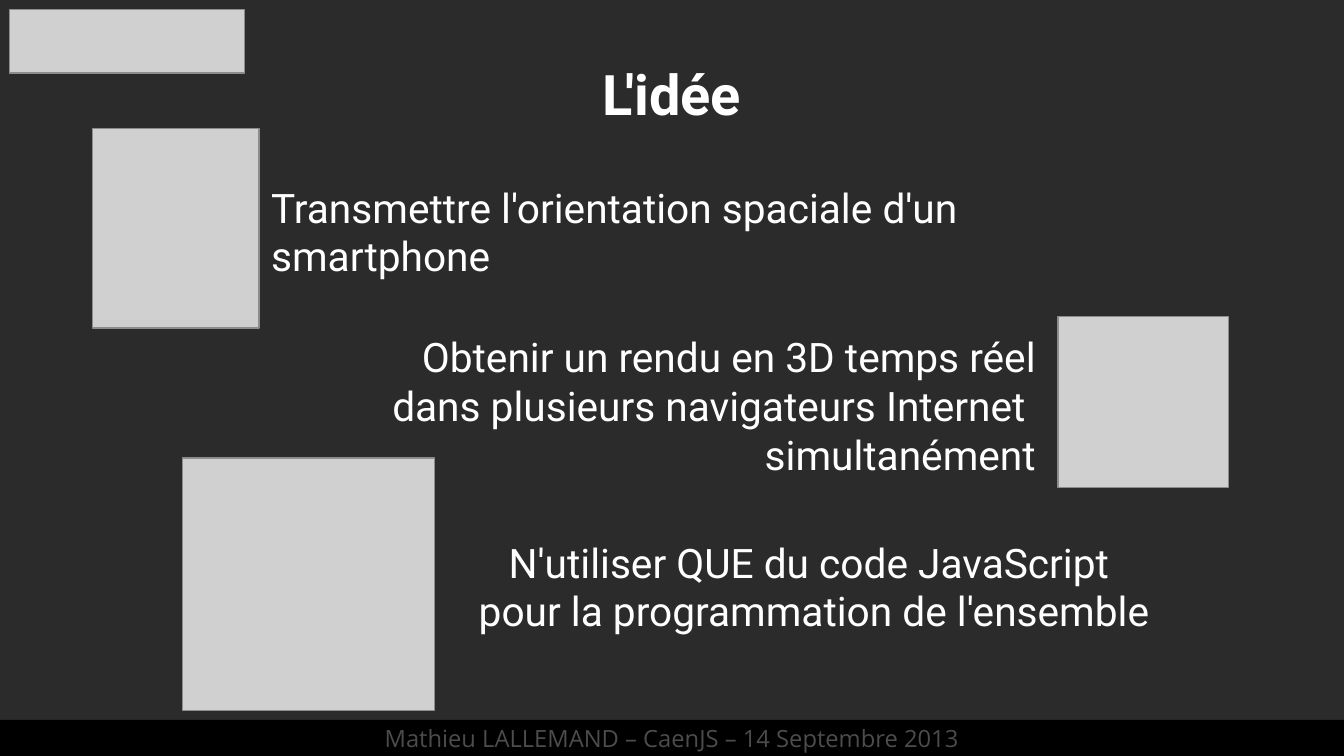
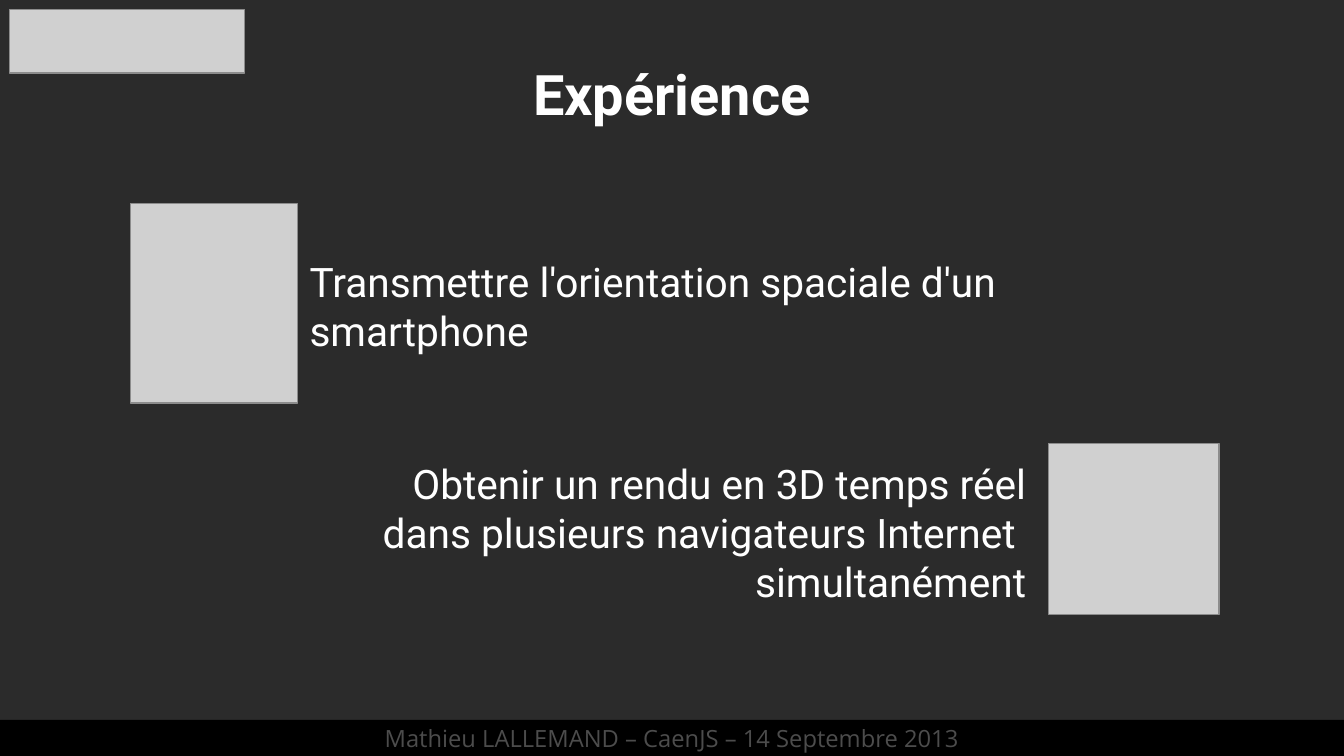
Before and after one commit to lalmat/CaenJS, a slide deck: slide 6 of Présentation/CaenJS - nodeJS.odp. Drawn at 1344x756 pixels with LibreOffice and Linux fonts; fonts in the diff are those of the drawing; grey boxes stand for pictures; background and template pictures are left out; a plain dark background stands for a picture behind light text. Boxes give left, top, right and bottom in pixels: in the first picture for what was removed or moved away, otherwise in the second. Text is boxed around its words. In the diff, an @@ line names an element or a change of style, - is before the commit and + after.

```diff
--- a/Présentation/CaenJS - nodeJS.odp
+++ b/Présentation/CaenJS - nodeJS.odp
@@ title at box(533, 73, 810, 127): text changed @@
-L'idée
+Expérience
@@ picture: place and size @@
-picture at box(93, 129, 260, 329)
+picture at box(130, 204, 298, 404)
@@ text "Transmettre l'orientation spaciale d'un smartphone": place and size @@
-text "Transmettre l'orientation spaciale d'un smartphone" at box(271, 192, 958, 280)
+text "Transmettre l'orientation spaciale d'un smartphone" at box(310, 266, 996, 355)
@@ picture: place and size @@
-picture at box(1059, 317, 1229, 488)
+picture at box(1049, 444, 1220, 615)
@@ picture removed at box(183, 459, 435, 711) @@
@@ text "Obtenir un rendu en 3D ...": place and size @@
-text "Obtenir un rendu en 3D ..." at box(392, 341, 1036, 471)
+text "Obtenir un rendu en 3D ..." at box(383, 468, 1026, 598)
@@ text removed at box(479, 547, 1149, 635) @@
-N'utiliser QUE du code JavaScript
-pour la programmation de l'ensemble
```
Also in this commit, not shown: 13 other slides changed, 2 slides removed.
